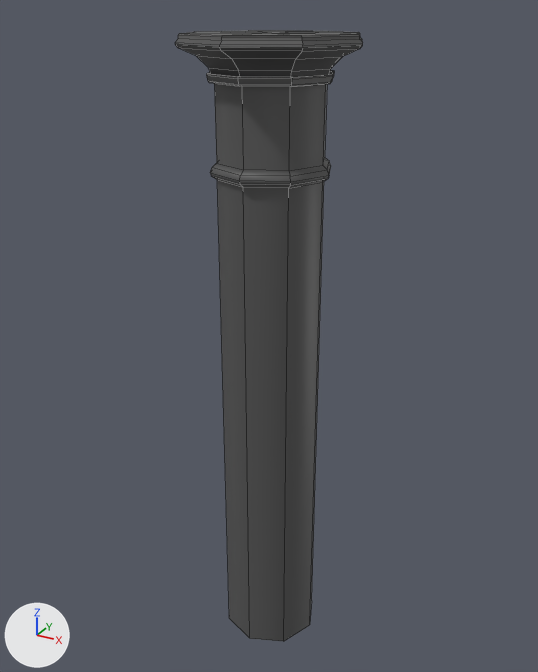
The FBX model Content/_Models/Mdl_Pillar.fbx as it was, and as the next commit left it.
One viewpoint serves both versions: a 50 mm lens placed at (2.32, -4.25, 4.63), pointed at (-0.06, 0.08, 2.47). Every picture has the same lights, and +X, +Y and +Z are marked at lower left. The older version comes first. Mesh edges are drawn as thin lines. Where no turn or scale is listed for an object, it has been applied to the vertices.

In view in the first picture: 'Mdl_Pillar'.
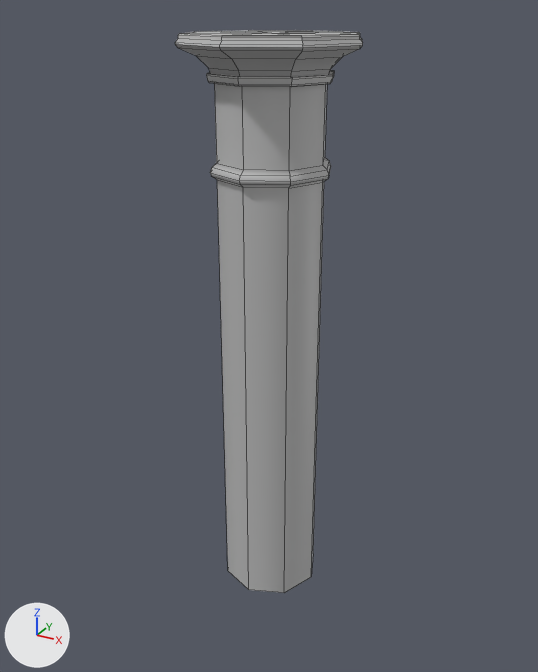
The newer file is also turned or shifted as a whole; pictures and numbers use the older file's frame.

Location of each change, [x1, y1, x2, y2] in pixels of the pictures (538 x 672 px; the box of a moved part takes in the faces that stretch with it):
'Mdl_Pillar', recoloured, reshaped (dark grey to grey, 8% shorter)
    before: [175, 30, 363, 641]
    after: [175, 30, 363, 593]
part 1 of me_mesh, moved or reshaped
    before: [217, 180, 324, 641]
    after: [217, 180, 324, 593]

What the commit changed:
Material 'Blockout_Temp_Mat' (mat_blockout_temp_mat) changes colour from dark grey #565656 to grey #bcbcbc; in linear values from (0.094, 0.094, 0.094) to (0.5, 0.5, 0.5).
me_mesh is used by ob_mdl_pillar; location (0.0, 0.0, 0.0).
Before the commit, vertices of me_mesh: 0 (0.26, -0.26, 0.0) at pixel (283, 641), 1 (0.0, -0.36, 0.0) at pixel (249, 638), 2 (-0.26, -0.26, 0.0) at pixel (229, 618), 3 (-0.36, 0.0, 0.0), 4 (-0.26, 0.26, 0.0).
Before the commit, vertices of me_mesh: 5 (0.0, 0.36, 0.0), 6 (0.26, 0.26, 0.0) at pixel (311, 600), 7 (0.36, 0.0, 0.0) at pixel (309, 624).
me_mesh had 161 vertices, 160 faces and spanned x -0.59..0.59, y -0.59..0.59, z 0.0..4.5.
me_mesh now has 161 vertices, 160 faces and spans x -0.59..0.59, y -0.59..0.59, z 0.5..4.5.
Part 1, on me_mesh:
Vertices 0 to 7 of me_mesh move by (0.0, 0.0, 0.5).
